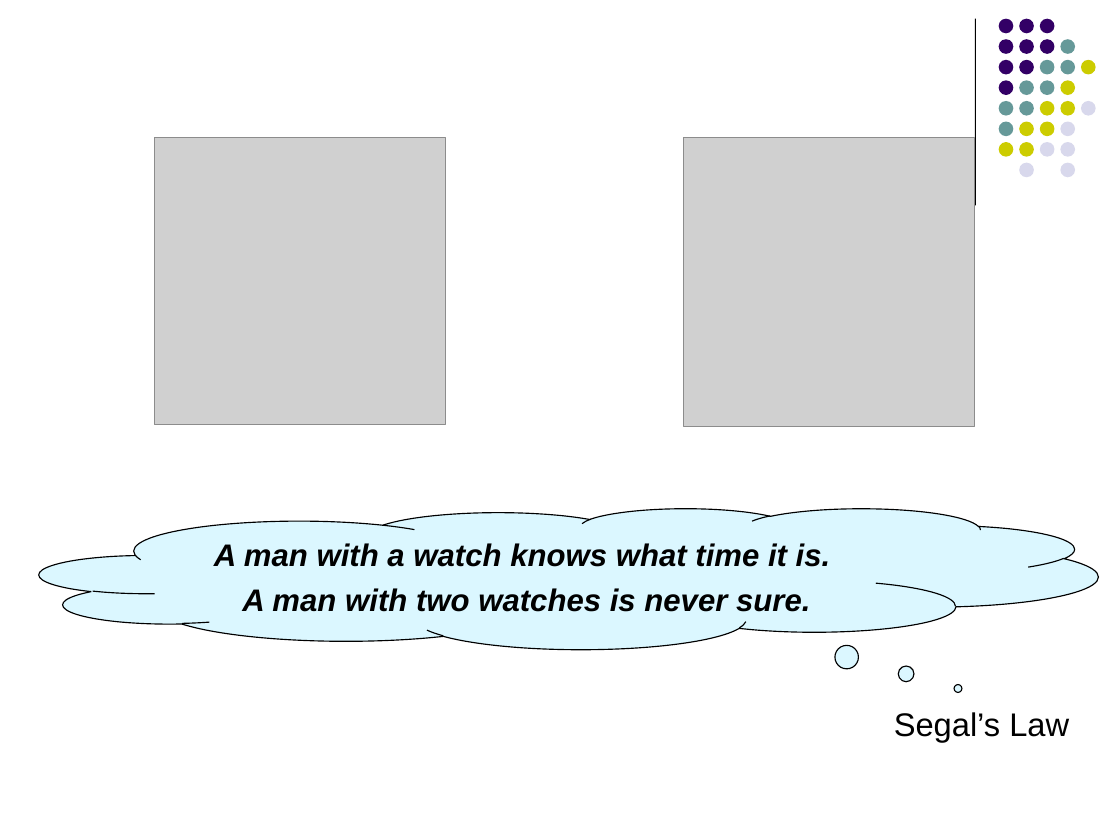
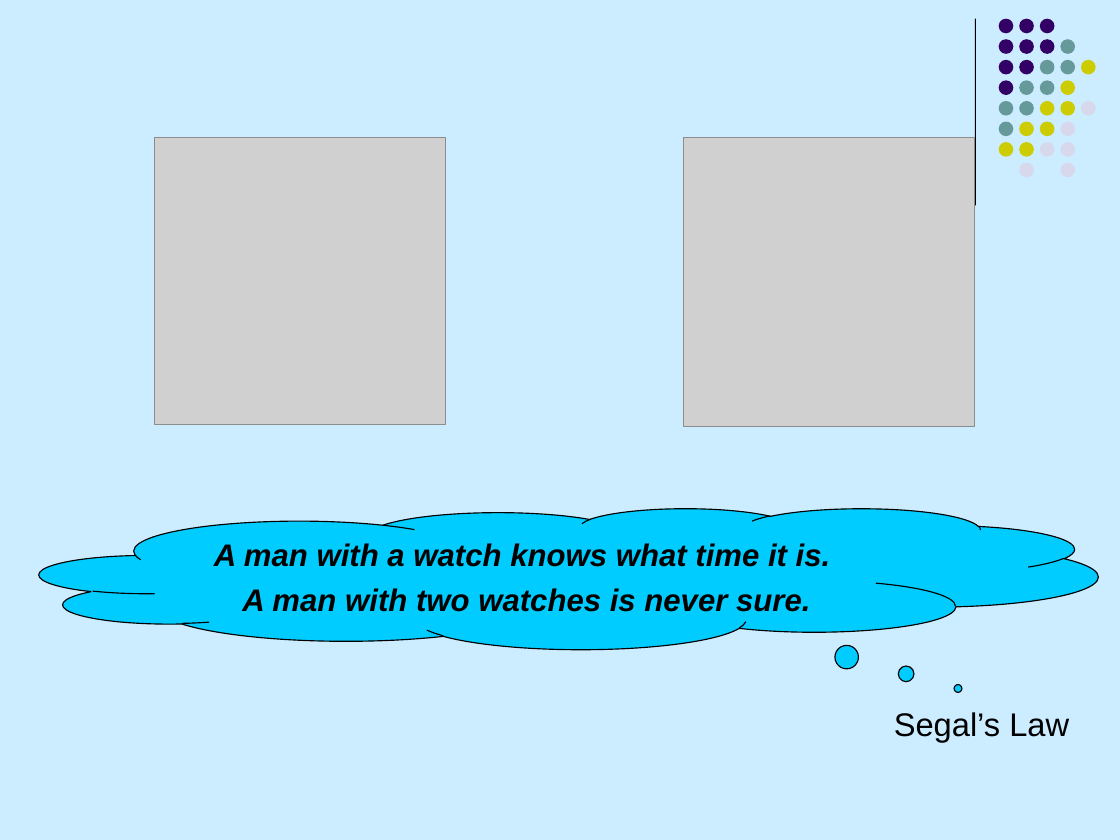
Before and after one commit to fasalex/symposium, a slide deck: slide 1 of Presentation.ppt. Drawn at 1120x840 pixels with LibreOffice and Linux fonts; fonts in the diff are those of the drawing; grey boxes stand for pictures. Boxes give left, top, right and bottom in pixels: in the first picture for what was removed or moved away, otherwise in the second. Text is boxed around its words. In the diff, an @@ line names an element or a change of style, - is before the commit and + after.

```diff
--- a/Presentation.ppt
+++ b/Presentation.ppt
@@ background #FFFFFF to #CCECFF @@
@@ thought cloud "A man with a watch ..." at [39, 508, 1098, 650]: fill #00CCFF at 14% opacity to #00CCFF @@
```
Also in this commit, not shown: 41 other slides changed, 1 slide added, 17 other files.
